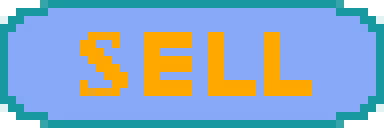
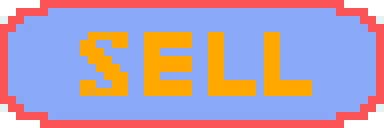
Layer changes from the first w=384, h=128 image to the second:
painted on "SELL" over [88, 32, 128, 96]
painted on "Background copy" over [0, 0, 384, 128]
